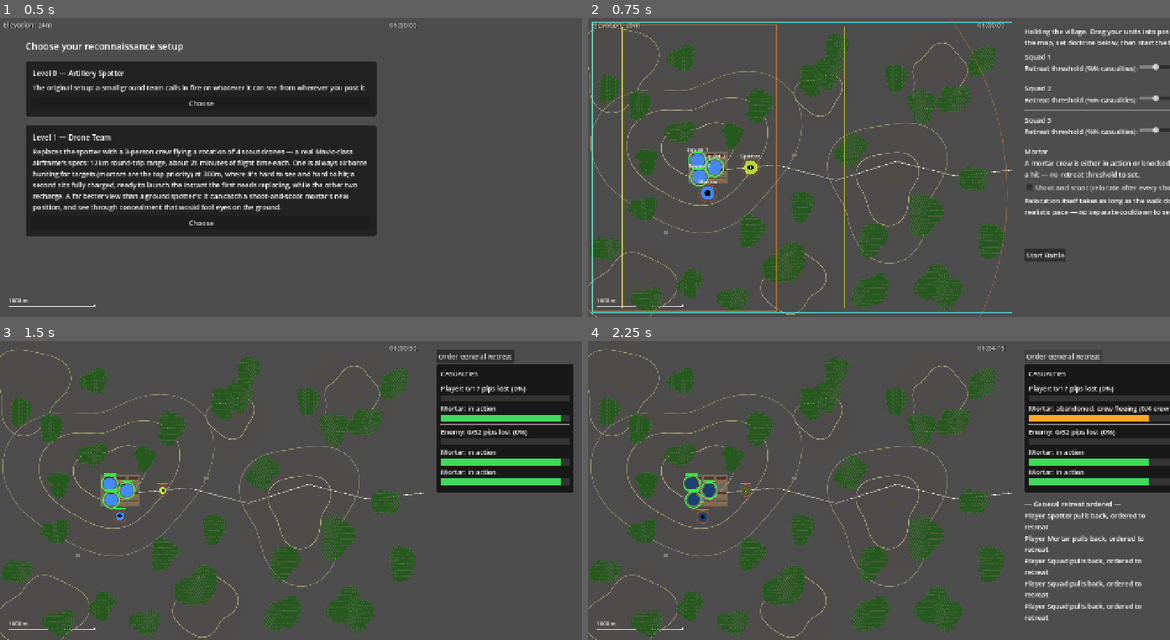
Above: before the commit, frames 1-4 (two rows, left to right).
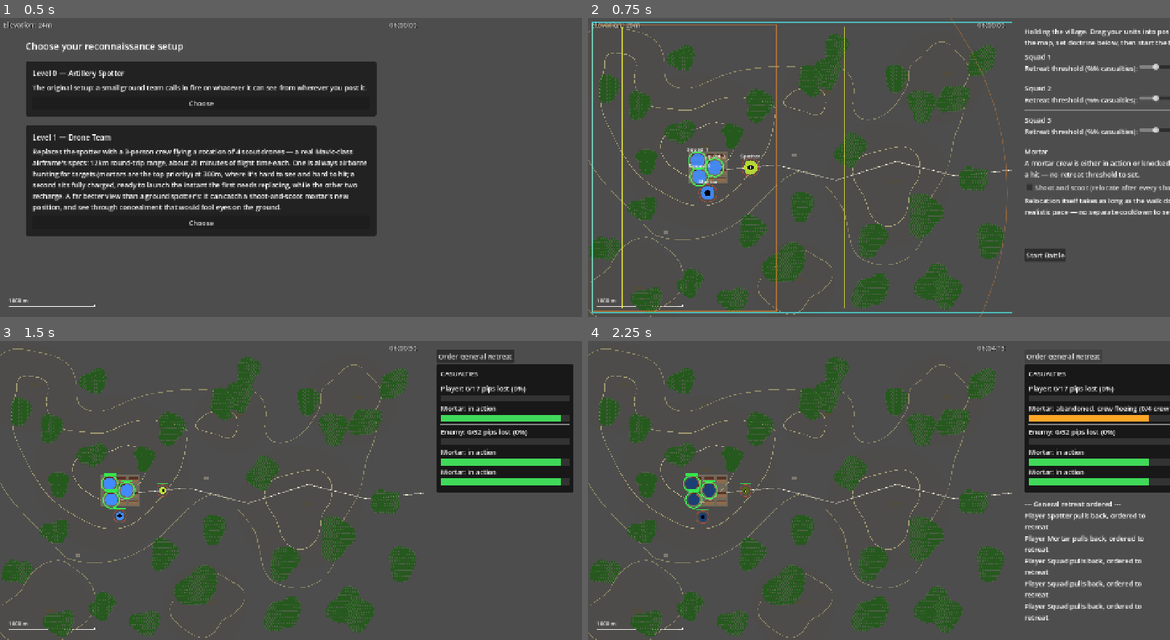
Above: after the commit, the same moments.

Repository: verybadcat/Drones
Game: Godot game, scene res://scenes/Main.tscn
Two runs of this game, one before a commit and one after it. Both use one fixed random seed, a clock stepped at 60 frames per second and the inputs below.
Inputs:
- Up to frame 1 (0.5 s): no input
- Up to frame 2 (0.75 s): click "Choose" at 0.5 s
- Up to frame 3 (1.5 s): click "Start Battle" at 1.25 s
- Up to frame 4 (2.25 s): click "Order General Retreat" at 2 s

Frame 1 is identical in both runs. In frame 2, 1.7% of the frame differs, in the area x 0-66%, y 2-100%; in frame 3, 1.7%; in frame 4, 1.7%.

Commit message:
Fix drone infantry-fixation, use real Mavic 3 specs, and trace true contours
Three independent fixes:

- Drone search AI no longer redirects to a merely-visible enemy squad
  once no mortar lead exists (it would just permanently park over the
  first infantry it spotted instead of continuing to search). Replaced
  with a real patrol across the road corridor that advances waypoint
  to waypoint. Also gives the drone its own, much longer expiry
  (10 min vs the enemy's 3 min) on a detected mortar-fire position,
  since it may need real travel time to act on that lead.

- Replaced the guessed/combat-derated drone flight envelope (21 min /
  12km round trip / 10 m/s) with DJI's own published Mavic 3 specs:
  46-minute rated flight time, 30km max distance at a sustained
  50.4 kph, with cruise speed set to exactly that tested speed so
  range and speed are drawn from the same real figure instead of
  being mismatched. Recharge time (100 min, ~96 to charge from empty
  plus swap/inspection) was already sourced correctly and is
  unchanged. Measured before and after: genuine sorties now average
  ~35% of rated flight time, which is expected real-world return-to-
  base physics (farther search ranges cost more reserve), not a bug.

- Fixed contour lines visibly crossing near the top-left of the map.
  _draw_hills previously drew each hill's own isoline from only its
  own Gaussian formula, ignoring every other hill's contribution to
  the actual combined elevation field (elevation_m) -- wherever two
  hills' footprints came close enough (the village hill and the ridge
  west of it), their independently-drawn rings visibly crossed, which
  is impossible for real contours. Gameplay (elevation_m,
  has_direct_los) already correctly summed every hill and was never
  affected -- only the drawing was. Fixed by tracing real contours of
  the combined field via marching squares over a cached grid instead.

Co-Authored-By: Claude Sonnet 5 <noreply@anthropic.com>

Diff:
--- a/scripts/battle_manager.gd
+++ b/scripts/battle_manager.gd
@@ -90,6 +90,7 @@
 var _drones_ready_for_launch: int = 0
 var _drone_recovering: Array[float] = [] # remaining GameConfig.DRONE_RECHARGE_DURATION, one entry per grounded drone
 var _drones_destroyed: int = 0 # airframes permanently lost (shot down) this battle
+var _drone_sweep_index: int = 0 # which road waypoint the blind search patrol is currently headed for — see _drone_sweep_target
 
 
 func start_battle(doctrine: Dictionary, p_combat_log: CombatLog) -> void:
@@ -112,6 +113,7 @@
 	_drones_ready_for_launch = 0
 	_drone_recovering.clear()
 	_drones_destroyed = 0
+	_drone_sweep_index = 0
 
 	for unit in player_units + enemy_units:
 		unit.queue_free()
@@ -458,11 +460,20 @@
 
 
 ## Mirror of _known_friendly_mortar_position, read the other way: the best
-## fix the DRONE currently has on an ENEMY mortar via detected firing (live
-## sight is checked separately, first, in _drone_search_target — this is
-## only the fallback for reacquiring one that's gone quiet, e.g. after
-## shoot-and-scoot). Vector2.INF if nothing's fired recently enough to go on.
-func _known_enemy_mortar_fire_position() -> Vector2:
+## fix on an ENEMY mortar via detected firing (live sight is checked
+## separately, first, in _drone_search_target — this is only the fallback
+## for reacquiring one that's gone quiet, e.g. after shoot-and-scoot).
+## Vector2.INF if nothing's fired recently enough to go on.
+##
+## `expiry` defaults to MORTAR_FIRE_DETECTION_EXPIRY (the enemy's own quick
+## ground-based counter-battery reaction window) but the drone's search
+## (see _drone_search_target) passes GameConfig.DRONE_MORTAR_FIRE_LEAD_EXPIRY
+## instead — a real, if approximate, muzzle-flash/trajectory fix is exactly
+## the "pretty good idea where to look" a drone team would actually have,
+## and it needs a much longer window to actually act on it: it may be
+## anywhere on the map when the shot fires and has to physically fly there,
+## unlike the enemy's own mortars reacting from nearby.
+func _known_enemy_mortar_fire_position(expiry: float = GameConfig.MORTAR_FIRE_DETECTION_EXPIRY) -> Vector2:
 	var best_pos := Vector2.INF
 	var best_time := -INF
 	for u in enemy_units:
@@ -471,7 +482,7 @@
 		var info: Dictionary = _last_detected_mortar_fire.get(u, {})
 		if info.is_empty():
 			continue
-		if scenario_elapsed_time - info.time > GameConfig.MORTAR_FIRE_DETECTION_EXPIRY:
+		if scenario_elapsed_time - info.time > expiry:
 			continue
 		if info.time > best_time:
 			best_time = info.time
@@ -621,21 +632,41 @@
 ## more special than a big, persistent detection radius aimed at the right
 ## spot); (2) failing that, wherever an enemy mortar was last DETECTED
 ## FIRING (_known_enemy_mortar_fire_position), to try to reacquire one
-## that's gone quiet; (3) failing that, any other currently-visible enemy
-## unit, since a mortar is often nearby; (4) with no lead at all yet, sweep
-## toward the enemy's approach corridor to establish first contact.
+## that's gone quiet; (3) with no mortar lead at all, patrol the enemy's
+## approach corridor (_drone_sweep_target) to keep actually searching.
+##
+## Deliberately does NOT redirect to a merely-visible enemy SQUAD once no
+## mortar lead exists — the mission is hunting mortars, not escorting
+## infantry, and a squad's position alone isn't a useful mortar lead (real
+## mortars sit well back from the line, not draped over the nearest rifle
+## squad). Without this, the drone would just permanently park over the
+## first infantry it happened to spot instead of continuing to search.
 func _drone_search_target() -> Vector2:
 	for u in enemy_units:
 		if u.kind == Unit.Kind.MORTAR and u.state != Unit.State.DESTROYED and u.is_visible:
 			return u.global_position
-	var last_fire_pos: Vector2 = _known_enemy_mortar_fire_position()
+	var last_fire_pos: Vector2 = _known_enemy_mortar_fire_position(GameConfig.DRONE_MORTAR_FIRE_LEAD_EXPIRY)
 	if not is_inf(last_fire_pos.x):
 		return last_fire_pos
-	for u in enemy_units:
-		if u.state != Unit.State.DESTROYED and u.is_visible:
-			return u.global_position
+	return _drone_sweep_target()
+
+
+## No mortar lead at all yet: patrol back and forth across the enemy's whole
+## road corridor, advancing to the next waypoint once close enough rather
+## than flying to and sitting at one single fixed point — genuine
+## progressive search coverage instead of parking somewhere and stopping.
+## Deliberately does NOT aim at the enemy's actual (fixed) mortar
+## emplacements — the drone has no more prior knowledge of exactly where
+## they are than the player does; it only acts on what it can currently see
+## or has recently detected firing (the two checks in _drone_search_target
+## above it).
+const DRONE_SWEEP_WAYPOINT_RADIUS: float = 500.0 * GameConfig.PIXELS_PER_METER
+
+func _drone_sweep_target() -> Vector2:
 	var road: Array[Vector2] = GameConfig.road_waypoints_px()
-	return road[road.size() / 2]
+	if active_drone.global_position.distance_to(road[_drone_sweep_index]) <= DRONE_SWEEP_WAYPOINT_RADIUS:
+		_drone_sweep_index = (_drone_sweep_index + 1) % road.size()
+	return road[_drone_sweep_index]
 
 
 ## A point just inside MORTAR_MAX_RANGE of `target_pos`, along the direct
--- a/scripts/game_config.gd
+++ b/scripts/game_config.gd
@@ -420,15 +420,28 @@
 const DRONE_FLEET_SIZE: int = 4
 const DRONE_TEAM_CREW_SIZE: int = 3
 const DRONE_ALTITUDE_M: float = 300.0
-const DRONE_CRUISE_SPEED: float = 10.0 * PIXELS_PER_METER # ~36 km/h — a real search-pattern cruise, not sprint speed
-const DRONE_MAX_FLIGHT_TIME: float = 21.0 * 60.0 # tactical seconds — real Mavic-class endurance
-const DRONE_ROUND_TRIP_RANGE: float = 12000.0 * PIXELS_PER_METER # real Mavic-class round-trip range
+# DJI's own published Mavic 3 specs, not a guess: 46-minute max flight time
+# (rated), and a 30km max flight distance rated for a sustained 50.4 kph
+# cruise (both figures are DJI's own lab numbers, not battlefield-derated —
+# see the design doc's revision log for sourcing). DRONE_CRUISE_SPEED uses
+# that exact 50.4kph, the speed DJI's own range figure was measured at, so
+# the two aren't silently mismatched: sustained flight at this speed covers
+# the full 30km around the 35-36 minute mark — genuinely a bit before the
+# separately-rated 46-minute figure (that rating reflects the lowest-power
+# hover condition, not continuous directional flight, so this gap is real,
+# not a modeling error). On this map (a 5-6km diagonal) neither number is
+# normally tight; a sortie generally ends on whichever of the two a
+# particular flight path happens to use up first.
+const DRONE_CRUISE_SPEED: float = 14.0 * PIXELS_PER_METER # 50.4 km/h — DJI's own tested speed for the range figure below
+const DRONE_MAX_FLIGHT_TIME: float = 46.0 * 60.0 # tactical seconds — DJI's rated Mavic 3 max flight time
+const DRONE_ROUND_TRIP_RANGE: float = 30000.0 * PIXELS_PER_METER # DJI's rated Mavic 3 max flight distance
 const DRONE_RTB_SAFETY_MARGIN: float = 300.0 * PIXELS_PER_METER # turn for home this much before the budget is actually exhausted
-# A real Mavic-class flight battery (~5000mAh) takes about 96 minutes to
-# charge from empty on a standard charger — that's the actual constraint
-# that makes a 4-airframe rotation necessary in the first place, not a
-# guessed number. Plus a few minutes for the swap/inspection itself before
-# it goes on the charger.
+# DJI's own published Mavic 3 charging spec: 1h36m (96 minutes) from empty
+# on the standard 65W charger — that's the actual constraint that makes a
+# 4-airframe rotation necessary in the first place. Plus a few minutes for
+# the physical battery swap/inspection itself before it goes on the
+# charger. (A fast 100W charger/hub can do it in ~70-80 minutes instead, but
+# that's not assumed here — treat this as the more conservative field case.)
 const DRONE_RECHARGE_DURATION: float = 100.0 * 60.0 # tactical seconds
 
 # From 300m up, camera resolution and a small, quiet airframe make a drone
@@ -506,6 +519,15 @@
 # response window (COUNTER_BATTERY_DELAY_MAX) — old enough and the mortar
 # has almost certainly moved on, not worth chasing a stale fix.
 const MORTAR_FIRE_DETECTION_EXPIRY: float = 180.0
+
+# The drone's OWN use of the same muzzle-flash/trajectory detection (see
+# BattleManager._known_enemy_mortar_fire_position) needs a much longer
+# window than the enemy's quick ground-based counter-battery reaction
+# above: it can be anywhere on the map when the shot fires and has to
+# physically fly there at DRONE_CRUISE_SPEED before the lead is any good to
+# it, unlike a mortar reacting from nearby. ~10 minutes covers a flight
+# across most of the map's real diagonal at that speed.
+const DRONE_MORTAR_FIRE_LEAD_EXPIRY: float = 600.0
 
 # A relocating mortar crew actually walks there — real speed, real distance,
 # real time, no separate "cooldown" bolted on top (see BattleManager.
@@ -1018,28 +1040,136 @@
 ## warped-Gaussian formula elevation_m uses, so what's drawn always matches
 ## what actually blocks line of sight. Brightens toward the summit, with
 ## the peak height labeled.
+## Real contour lines of the ACTUAL combined elevation field (elevation_m —
+## the sum of every hill's contribution at a point), traced via marching
+## squares over a sampled grid, not each hill's own isolated Gaussian drawn
+## independently. The old approach drew every hill's own isoline in
+## isolation; wherever two hills' footprints came close enough to overlap
+## (e.g. the village hill and the ridge west of it), their separately-drawn
+## rings could visually cross each other — genuinely impossible for real
+## contour lines, which by definition can never cross (a point has exactly
+## one elevation). Gameplay (elevation_m, has_direct_los) was never affected
+## by this — only the drawing was — but the drawing should still show the
+## same field it's claiming to.
+##
+## Terrain never changes at runtime, so the whole grid + traced segments are
+## computed once (cached in _contour_segments_cache) and just replayed every
+## frame after that, not re-traced per draw call.
+const CONTOUR_GRID_STEP_M: float = 40.0
+static var _contour_segments_cache: Array[Dictionary] = [] # [{"level": float, "a": Vector2, "b": Vector2}] in px
+static var _contour_cache_built: bool = false
+
+
 static func _draw_hills(ci: CanvasItem) -> void:
-	const RING_SEGMENTS: int = 56
 	for hill in HILLS:
 		var center_px: Vector2 = hill.center_m * PIXELS_PER_METER
 		var halo_radius_px: float = hill.radius_m * 1.4 * PIXELS_PER_METER
 		ci.draw_circle(center_px, halo_radius_px, Color(0.32, 0.29, 0.2, 0.12))
 
-		var level := CONTOUR_INTERVAL_M
-		while level < hill.height_m:
-			var t: float = level / hill.height_m
-			var base_radius_m: float = hill.radius_m * sqrt(-2.0 * log(t))
-			var points := PackedVector2Array()
-			for i in RING_SEGMENTS + 1:
-				var theta: float = TAU * float(i) / float(RING_SEGMENTS)
-				var r_m: float = base_radius_m * _hill_radius_warp(hill, theta)
-				points.append(center_px + Vector2(cos(theta), sin(theta)) * r_m * PIXELS_PER_METER)
-			var b: float = 0.5 + 0.35 * t # brighter toward the summit
-			ci.draw_polyline(points, Color(b, b * 0.95, b * 0.68, 0.8), 1.5, true)
-			level += CONTOUR_INTERVAL_M
-
+	_build_contour_cache()
+	var max_height := 0.0
+	for hill in HILLS:
+		max_height = max(max_height, hill.height_m)
+	for seg in _contour_segments_cache:
+		var t: float = seg.level / max_height
+		var b: float = 0.5 + 0.35 * t # brighter toward the highest terrain
+		ci.draw_line(seg.a, seg.b, Color(b, b * 0.95, b * 0.68, 0.8), 1.5)
+
+	for hill in HILLS:
+		var center_px: Vector2 = hill.center_m * PIXELS_PER_METER
 		ci.draw_string(ThemeDB.fallback_font, center_px + Vector2(-14.0, -4.0), "%dm" % int(hill.height_m),
 			HORIZONTAL_ALIGNMENT_CENTER, 60, 12, Color(0.35, 0.3, 0.16, 0.9))
+
+
+static func _build_contour_cache() -> void:
+	if _contour_cache_built:
+		return
+	_contour_cache_built = true
+
+	var cols: int = int(MAP_WIDTH_M / CONTOUR_GRID_STEP_M) + 2
+	var rows: int = int(MAP_HEIGHT_M / CONTOUR_GRID_STEP_M) + 2
+	var grid: Array[PackedFloat32Array] = []
+	for row in rows:
+		var line := PackedFloat32Array()
+		line.resize(cols)
+		for col in cols:
+			var pos_m := Vector2(col, row) * CONTOUR_GRID_STEP_M
+			line[col] = elevation_m(pos_m * PIXELS_PER_METER)
+		grid.append(line)
+
+	var max_height := 0.0
+	for hill in HILLS:
+		max_height = max(max_height, hill.height_m)
+
+	var level := CONTOUR_INTERVAL_M
+	while level < max_height:
+		for row in rows - 1:
+			for col in cols - 1:
+				_marching_squares_cell(grid, row, col, level)
+		level += CONTOUR_INTERVAL_M
+
+
+## One cell of the standard marching-squares algorithm: 4 corners (TL, TR,
+## BR, BL — matching the grid's row/col layout), a 4-bit case from which
+## corners are above `level`, and a fixed table of which of the cell's 4
+## (interpolated) edge crossings to connect for each case. Cases 0 and 15
+## (fully below/above) have no crossing. Cases 5 and 10 are the classic
+## "saddle" ambiguity (opposite corners above, the other two below) — two
+## segments either way; which diagonal resolution is picked doesn't matter
+## for how this looks (correct real contour maps have the exact same
+## textbook ambiguity at true saddle points).
+static func _marching_squares_cell(grid: Array[PackedFloat32Array], row: int, col: int, level: float) -> void:
+	var v_tl: float = grid[row][col]
+	var v_tr: float = grid[row][col + 1]
+	var v_br: float = grid[row + 1][col + 1]
+	var v_bl: float = grid[row + 1][col]
+
+	var case_index := 0
+	if v_tl > level: case_index |= 1
+	if v_tr > level: case_index |= 2
+	if v_br > level: case_index |= 4
+	if v_bl > level: case_index |= 8
+	if case_index == 0 or case_index == 15:
+		return
+
+	var p_tl := Vector2(col, row) * CONTOUR_GRID_STEP_M
+	var p_tr := Vector2(col + 1, row) * CONTOUR_GRID_STEP_M
+	var p_br := Vector2(col + 1, row + 1) * CONTOUR_GRID_STEP_M
+	var p_bl := Vector2(col, row + 1) * CONTOUR_GRID_STEP_M
+
+	var e_top: Vector2 = _lerp_edge(p_tl, p_tr, v_tl, v_tr, level)
+	var e_right: Vector2 = _lerp_edge(p_tr, p_br, v_tr, v_br, level)
+	var e_bottom: Vector2 = _lerp_edge(p_bl, p_br, v_bl, v_br, level)
+	var e_left: Vector2 = _lerp_edge(p_tl, p_bl, v_tl, v_bl, level)
+
+	match case_index:
+		1, 14:
+			_add_segment(level, e_left, e_top)
+		2, 13:
+			_add_segment(level, e_top, e_right)
+		3, 12:
+			_add_segment(level, e_left, e_right)
+		4, 11:
+			_add_segment(level, e_right, e_bottom)
+		6, 9:
+			_add_segment(level, e_top, e_bottom)
+		7, 8:
+			_add_segment(level, e_left, e_bottom)
+		5:
+			_add_segment(level, e_left, e_top)
+			_add_segment(level, e_right, e_bottom)
+		10:
+			_add_segment(level, e_top, e_right)
+			_add_segment(level, e_left, e_bottom)
+
+
+static func _lerp_edge(pa: Vector2, pb: Vector2, va: float, vb: float, level: float) -> Vector2:
+	var t: float = 0.5 if is_equal_approx(va, vb) else (level - va) / (vb - va)
+	return pa.lerp(pb, clamp(t, 0.0, 1.0))
+
+
+static func _add_segment(level: float, a_m: Vector2, b_m: Vector2) -> void:
+	_contour_segments_cache.append({"level": level, "a": a_m * PIXELS_PER_METER, "b": b_m * PIXELS_PER_METER})
 
 
 ## A real bent dirt road (ROAD_WAYPOINTS_M), not a straight strip — drawn as
@@ -1103,8 +1233,11 @@
 
 ## Fills the patch's actual irregular footprint (the same warped-radius
 ## outline _point_in_forest_patch tests against, drawn as a closed polygon —
-## same technique as _draw_hills' contour rings), then scatters tree symbols
-## across it. The tree grid itself is a fixed, deterministic offset pattern
+## the same single-shape polar-ring technique _draw_hills used before it
+## switched to tracing the true combined field; a lone, non-overlapping
+## forest patch has no other patch's field to conflict with, so it's still
+## exactly right here), then scatters tree symbols across it. The tree grid
+## itself is a fixed, deterministic offset pattern
 ## (no per-frame randomness — this redraws every frame via queue_redraw, so
 ## anything randomized here would visibly shimmer); each candidate point is
 ## kept only if _forest_patch_contains_offset_m says it actually falls
Not shown, changed: docs/designs/tactical-commander-doctrine.md
